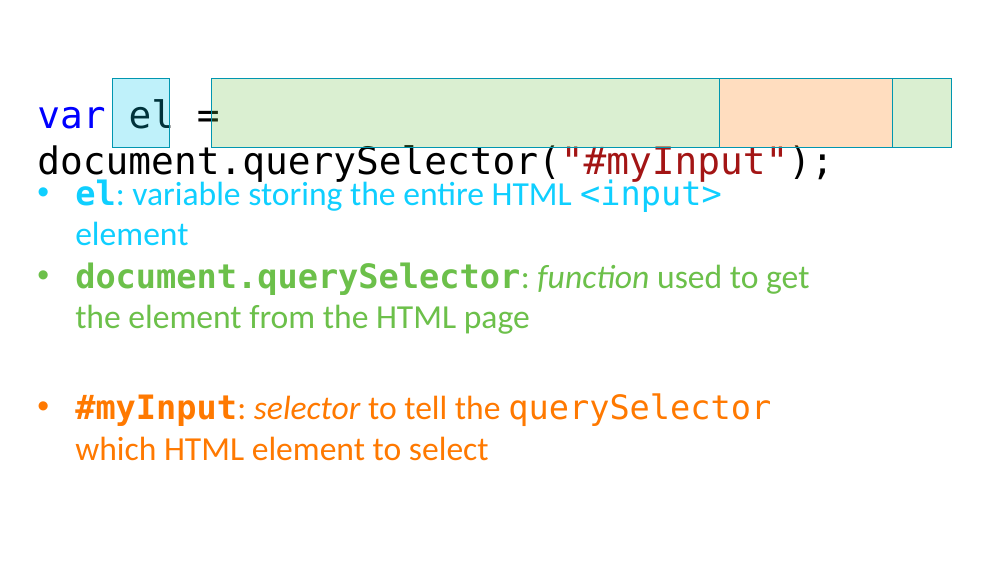
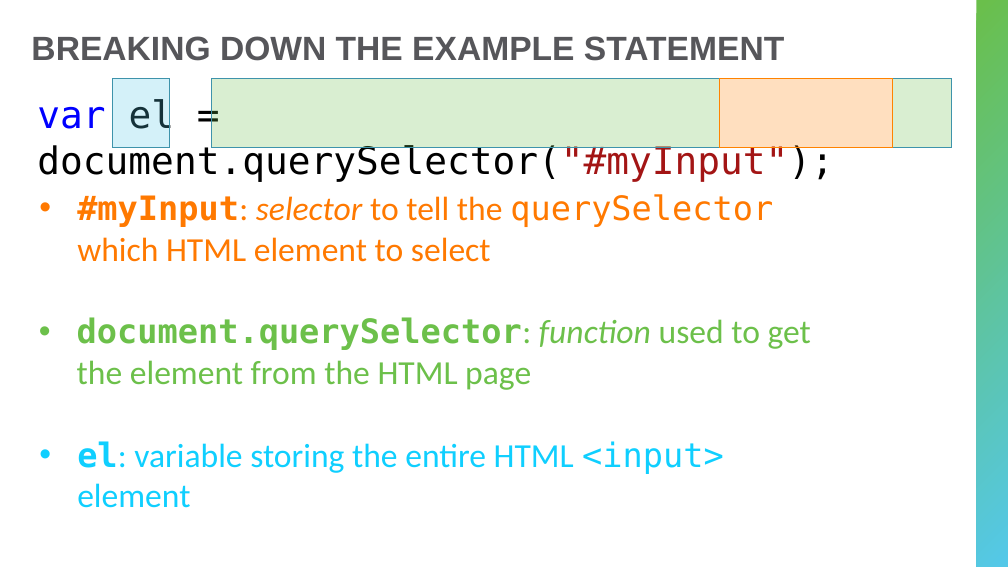
Before and after one commit to hytechclub/web-102, a slide deck: slide 8 of Week06/DomManipulationIntro.pptx. Drawn at 1008x567 pixels with LibreOffice and Linux fonts; fonts in the diff are those of the drawing. Boxes give left, top, right and bottom in pixels: in the first picture for what was removed or moved away, otherwise in the second. Text is boxed around its words. In the diff, an @@ line names an element or a change of style, - is before the commit and + after.

```diff
--- a/Week06/DomManipulationIntro.pptx
+++ b/Week06/DomManipulationIntro.pptx
@@ rectangle added at (977,0,1008,567), fill gradient #6ABF4B to #54C8E8 @@
@@ title added at (31,36,784,61), 32 pt, text #56565A, bold @@
+BREAKING DOWN THE EXAMPLE STATEMENT
@@ rectangle at (113,79,169,147): fill #00CBEE at 25% opacity to #54C8E8 at 25% opacity; outline #0096B0 1 pt to #3E94AC 1 pt @@
@@ rectangle at (212,79,720,147): fill #6CC04A at 25% opacity to #6ABF4B at 25% opacity; outline #0096B0 1 pt to #3E94AC 1 pt @@
@@ rectangle at (720,79,892,147): fill #FF7900 at 25% opacity to #FF8300 at 25% opacity; outline #0096B0 1 pt to #FF8300 1 pt @@
@@ rectangle at (892,79,952,147): fill #6CC04A at 25% opacity to #6ABF4B at 25% opacity; outline #0096B0 1 pt to #3E94AC 1 pt @@
@@ text "#myInput: selector to tell the ...": place and size @@
-text "#myInput: selector to tell the ..." at (75,393,771,461)
+text "#myInput: selector to tell the ..." at (77,194,773,262)
@@ text "document.querySelector: function used to get ...": place and size @@
-text "document.querySelector: function used to get ..." at (75,262,809,334)
+text "document.querySelector: function used to get ..." at (77,317,811,390)
@@ text "el: variable storing the entire ...": place and size @@
-text "el: variable storing the entire ..." at (75,177,722,246)
+text "el: variable storing the entire ..." at (77,441,724,508)
```
Also in this commit, not shown: 8 other slides changed, 1 slide added, 1 slide removed, 2 other files.
